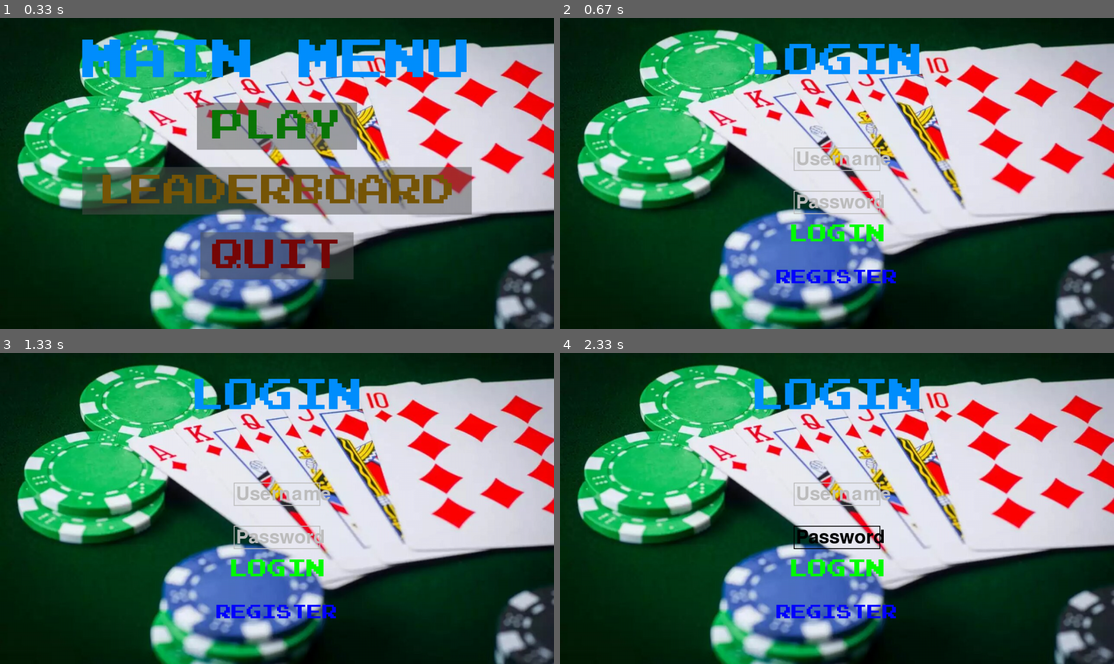
Above: before the commit, frames 1-4 (two rows, left to right).
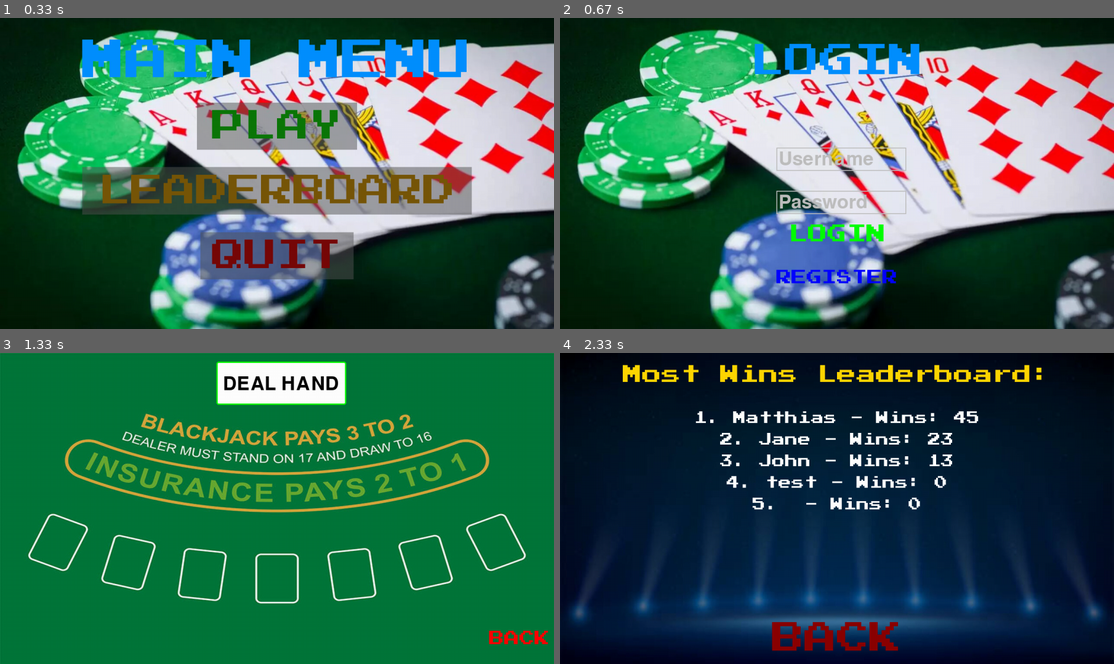
Above: after the commit, the same moments.

Repository: Matthias-254/Pygame_blackjack
Game: pygame game, started from pygame_blackjack.py
Same seed, same stepped clock (60 frames per second), same inputs: the game is played once before the commit and once after it.
Inputs (mouse positions are in pixels of both pictures, inside the frame that each line leads up to):
- Up to frame 1 (0.33 s): no input
- Up to frame 2 (0.67 s): press the mouse at (837, 126) at 0.37 s; move the mouse to (842, 195) at 0.47 s; release the mouse at (853, 263) at 0.6 s
- Up to frame 3 (1.33 s): press the mouse at (277, 567) at 0.7 s; move the mouse to (177, 583) at 0.8 s; release the mouse at (83, 598) at 0.93 s
- Up to frame 4 (2.33 s): click (1080, 639) at 1.6 s, where only the run after the commit has a clickable "BACK"; press the mouse at (837, 527) at 2.13 s; move the mouse to (753, 464) at 2.23 s

Frame 1 is identical in both runs. In frame 2, 0.9% of the frame differs, in the area x 39-63%, y 41-64%; in frame 3, 99%, in the area x 0-100%, y 0-100%; in frame 4, 93%.

Commit message:
login/register layout verbeterd + back button toegevoegd in het spel

Diff:
--- a/pygame_blackjack.py
+++ b/pygame_blackjack.py
@@ -84,168 +84,180 @@
 			self.text = self.font.render(self.text_input, True, self.base_color)
 
 class TextInput:
-    def __init__(self, pos, width, font, placeholder=""):
-        self.rect = pygame.Rect(pos[0], pos[1], width, font.get_height() + 10)
-        self.font = font
-        self.placeholder = placeholder
-        self.text = ""
-        self.active = False
-        self.color_inactive = pygame.Color('gray')
-        self.color_active = pygame.Color('black')
-        self.color = self.color_inactive
-
-    def handle_event(self, event):
-        if event.type == pygame.MOUSEBUTTONDOWN:
-            if self.rect.collidepoint(event.pos):
-                self.active = not self.active
-            else:
-                self.active = False
-            self.color = self.color_active if self.active else self.color_inactive
-
-        if event.type == pygame.KEYDOWN:
-            if self.active:
-                if event.key == pygame.K_RETURN:
-                    return self.text
-                elif event.key == pygame.K_BACKSPACE:
-                    self.text = self.text[:-1]
-                else:
-                    self.text += event.unicode
-        return None
-
-    def draw(self, screen):
-        txt_surface = self.font.render(self.text if self.text else self.placeholder, True, self.color)
-        screen.blit(txt_surface, (self.rect.x + 5, self.rect.y + 5))
-        pygame.draw.rect(screen, self.color, self.rect, 2)
+	def __init__(self, pos, width, font, placeholder=""):
+		self.rect = pygame.Rect(pos[0], pos[1], width, font.get_height() + 10)
+		self.font = font
+		self.placeholder = placeholder
+		self.text = ""
+		self.active = False
+		self.color_inactive = pygame.Color('gray')
+		self.color_active = pygame.Color('black')
+		self.color = self.color_inactive
+
+	def handle_event(self, event):
+		if event.type == pygame.MOUSEBUTTONDOWN:
+			if self.rect.collidepoint(event.pos):
+				self.active = not self.active
+			else:
+				self.active = False
+			self.color = self.color_active if self.active else self.color_inactive
+
+		if event.type == pygame.KEYDOWN:
+			if self.active:
+				if event.key == pygame.K_RETURN:
+					return self.text
+				elif event.key == pygame.K_BACKSPACE:
+					self.text = self.text[:-1]
+				else:
+					self.text += event.unicode
+		return None
+
+	def draw(self, screen):
+		txt_surface = self.font.render(self.text if self.text else self.placeholder, True, self.color)
+		screen.blit(txt_surface, (self.rect.x + 5, self.rect.y + 5))
+		pygame.draw.rect(screen, self.color, self.rect, 2)
 
 def login_menu():
-    username_input = TextInput((540, 300), 200, font, placeholder="Username")
-    password_input = TextInput((540, 400), 200, font, placeholder="Password")
-    login_button = Button(image=None, pos=(640, 500), text_input="LOGIN", font=get_font(45), base_color="Green", hovering_color="Lightgreen")
-    register_button = Button(image=None, pos=(640, 600), text_input="REGISTER", font=get_font(35), base_color="Blue", hovering_color="Lightblue")
-
-    while True:
-        screen.blit(BG, (0, 0))
-        login_mouse_pos = pygame.mouse.get_pos()
-
-        login_text = get_font(80).render("LOGIN", True, "#008fff")
-        login_rect = login_text.get_rect(center=(640, 100))
-        screen.blit(login_text, login_rect)
-
-        # Draw TextInput fields
-        username_input.draw(screen)
-        password_input.draw(screen)
-
-        login_button.change_color(login_mouse_pos)
-        login_button.update(screen)
-        register_button.change_color(login_mouse_pos)
-        register_button.update(screen)
-
-        for event in pygame.event.get():
-            if event.type == pygame.QUIT:
-                pygame.quit()
-                sys.exit()
-            if event.type == pygame.MOUSEBUTTONDOWN:
-                if login_button.check_for_input(login_mouse_pos):
-                    username = username_input.text
-                    password = password_input.text
-                    cursor.execute("SELECT * FROM players WHERE username = ? AND password = ?", (username, password))
-                    user = cursor.fetchone()
-                    if user:
-                        global logged_in
-                        logged_in = True
-                        blackjack_game()
-                    else:
-                        print("Invalid credentials!")
-                if register_button.check_for_input(login_mouse_pos):
-                    register_menu()
-
-            # Handle text input
-            username_input.handle_event(event)
-            password_input.handle_event(event)
-
-        pygame.display.update()
+	username_input = TextInput((500, 300), 300, font, placeholder="Username")
+	password_input = TextInput((500, 400), 300, font, placeholder="Password")
+	login_button = Button(image=None, pos=(640, 500), text_input="LOGIN", font=get_font(45), base_color="Green", hovering_color="Lightgreen")
+	register_button = Button(image=None, pos=(640, 600), text_input="REGISTER", font=get_font(35), base_color="Blue", hovering_color="Lightblue")
+	error_message = ""
+
+	while True:
+		screen.blit(BG, (0, 0))
+		login_mouse_pos = pygame.mouse.get_pos()
+
+		login_text = get_font(80).render("LOGIN", True, "#008fff")
+		login_rect = login_text.get_rect(center=(640, 100))
+		screen.blit(login_text, login_rect)
+
+		username_input.draw(screen)
+		password_input.draw(screen)
+
+		login_button.change_color(login_mouse_pos)
+		login_button.update(screen)
+		register_button.change_color(login_mouse_pos)
+		register_button.update(screen)
+
+		if error_message:
+			pygame.draw.rect(screen, "lightgray", (400, 200, 690, 50))  # Light gray background for error box
+			error_text = smaller_font.render(error_message, True, "red")
+			error_text_rect = error_text.get_rect(center=(740, 225))
+			screen.blit(error_text, error_text_rect)
+
+		for event in pygame.event.get():
+			if event.type == pygame.QUIT:
+				pygame.quit()
+				sys.exit()
+			if event.type == pygame.MOUSEBUTTONDOWN:
+				if login_button.check_for_input(login_mouse_pos):
+					username = username_input.text
+					password = password_input.text
+					cursor.execute("SELECT * FROM players WHERE username = ? AND password = ?", (username, password))
+					user = cursor.fetchone()
+					if user:
+						global logged_in
+						logged_in = True
+						blackjack_game()
+					else:
+						error_message = "Invalid credentials! Please try again."
+				if register_button.check_for_input(login_mouse_pos):
+					register_menu()
+
+			username_input.handle_event(event)
+			password_input.handle_event(event)
+
+		pygame.display.update()
 
 
 def register_menu():
-    username_input = TextInput((540, 300), 200, font, placeholder="New Username")
-    password_input = TextInput((540, 400), 200, font, placeholder="New Password")
-    register_button = Button(image=None, pos=(640, 500), text_input="REGISTER", font=get_font(45), base_color="Green", hovering_color="Lightgreen")
-    back_button = Button(image=None, pos=(640, 600), text_input="BACK", font=get_font(35), base_color="Red", hovering_color="Darkred")
-
-    while True:
-        screen.blit(BG, (0, 0))
-        register_mouse_pos = pygame.mouse.get_pos()
-
-        register_text = get_font(80).render("REGISTER", True, "#008fff")
-        register_rect = register_text.get_rect(center=(640, 100))
-        screen.blit(register_text, register_rect)
-
-        username_input.draw(screen)
-        password_input.draw(screen)
-
-        register_button.change_color(register_mouse_pos)
-        register_button.update(screen)
-        back_button.change_color(register_mouse_pos)
-        back_button.update(screen)
-
-        for event in pygame.event.get():
-            if event.type == pygame.QUIT:
-                pygame.quit()
-                sys.exit()
-            if event.type == pygame.MOUSEBUTTONDOWN:
-                if register_button.check_for_input(register_mouse_pos):
-                    username = username_input.text
-                    password = password_input.text
-                    try:
-                        cursor.execute("INSERT INTO players (username, password) VALUES (?, ?)", (username, password))
-                        connection.commit()
-                        print("Registration successful!")
-                        login_menu()
-                    except sqlite3.IntegrityError:
-                        print("Username already taken!")
-                if back_button.check_for_input(register_mouse_pos):
-                    login_menu()
-
-            username_input.handle_event(event)
-            password_input.handle_event(event)
-
-        pygame.display.update()
+	username_input = TextInput((470, 300), 350, font, placeholder="New Username")
+	password_input = TextInput((470, 400), 350, font, placeholder="New Password")
+	register_button = Button(image=None, pos=(640, 500), text_input="REGISTER", font=get_font(45), base_color="Green", hovering_color="Lightgreen")
+	back_button = Button(image=None, pos=(640, 600), text_input="BACK", font=get_font(35), base_color="Red", hovering_color="Darkred")
+	error_message = ""
+
+	while True:
+		screen.blit(BG, (0, 0))
+		register_mouse_pos = pygame.mouse.get_pos()
+
+		register_text = get_font(80).render("REGISTER", True, "#008fff")
+		register_rect = register_text.get_rect(center=(640, 100))
+		screen.blit(register_text, register_rect)
+
+		username_input.draw(screen)
+		password_input.draw(screen)
+
+		register_button.change_color(register_mouse_pos)
+		register_button.update(screen)
+		back_button.change_color(register_mouse_pos)
+		back_button.update(screen)
+
+		if error_message:
+			pygame.draw.rect(screen, "lightgray", (330, 200, 820, 50))
+			error_text = smaller_font.render(error_message, True, "red")
+			error_text_rect = error_text.get_rect(center=(740, 225))
+			screen.blit(error_text, error_text_rect)
+
+		for event in pygame.event.get():
+			if event.type == pygame.QUIT:
+				pygame.quit()
+				sys.exit()
+			if event.type == pygame.MOUSEBUTTONDOWN:
+				if register_button.check_for_input(register_mouse_pos):
+					username = username_input.text
+					password = password_input.text
+					try:
+						cursor.execute("INSERT INTO players (username, password) VALUES (?, ?)", (username, password))
+						connection.commit()
+						login_menu()
+					except sqlite3.IntegrityError:
+						error_message = "Username already taken! Try a different one."
+				if back_button.check_for_input(register_mouse_pos):
+					login_menu()
+
+			username_input.handle_event(event)
+			password_input.handle_event(event)
+
+		pygame.display.update()
+
 
 def main_menu():
-    while True:
-        screen.blit(BG, (0, 0))
-        menu_mouse_pos = pygame.mouse.get_pos()
-
-        menu_text = get_font(100).render("MAIN MENU", True, "#008fff")
-        menu_rect = menu_text.get_rect(center=(640, 100))
-
-        play_button = Button(image=pygame.image.load("assets/Play Rect.png"), pos=(640, 250),
-                             text_input="PLAY", font=get_font(75), base_color="#0c7708", hovering_color="Green")
-        leaderboard_button = Button(image=pygame.image.load("assets/Leaderboard Rect.png"), pos=(640, 400),
-                                    text_input="LEADERBOARD", font=get_font(75), base_color="#775608", hovering_color="Orange")
-        quit_button = Button(image=pygame.image.load("assets/Quit Rect.png"), pos=(640, 550),
-                             text_input="QUIT", font=get_font(75), base_color="#770808", hovering_color="Red")
-
-        screen.blit(menu_text, menu_rect)
-
-        for button in [play_button, leaderboard_button, quit_button]:
-            button.change_color(menu_mouse_pos)
-            button.update(screen)
-
-        for event in pygame.event.get():
-            if event.type == pygame.QUIT:
-                pygame.quit()
-                sys.exit()
-            if event.type == pygame.MOUSEBUTTONDOWN:
-                if play_button.check_for_input(menu_mouse_pos):
-                    login_menu()  # Ga naar het login_menu
-                if leaderboard_button.check_for_input(menu_mouse_pos):
-                    leaderboard()
-                if quit_button.check_for_input(menu_mouse_pos):
-                    pygame.quit()
-                    sys.exit()
-
-        pygame.display.update()
+	while True:
+		screen.blit(BG, (0, 0))
+		menu_mouse_pos = pygame.mouse.get_pos()
+
+		menu_text = get_font(100).render("MAIN MENU", True, "#008fff")
+		menu_rect = menu_text.get_rect(center=(640, 100))
+
+		play_button = Button(image=pygame.image.load("assets/Play Rect.png"), pos=(640, 250),
+							 text_input="PLAY", font=get_font(75), base_color="#0c7708", hovering_color="Green")
+		leaderboard_button = Button(image=pygame.image.load("assets/Leaderboard Rect.png"), pos=(640, 400),
+									text_input="LEADERBOARD", font=get_font(75), base_color="#775608", hovering_color="Orange")
+		quit_button = Button(image=pygame.image.load("assets/Quit Rect.png"), pos=(640, 550),
+							 text_input="QUIT", font=get_font(75), base_color="#770808", hovering_color="Red")
+
+		screen.blit(menu_text, menu_rect)
+
+		for button in [play_button, leaderboard_button, quit_button]:
+			button.change_color(menu_mouse_pos)
+			button.update(screen)
+
+		for event in pygame.event.get():
+			if event.type == pygame.QUIT:
+				pygame.quit()
+				sys.exit()
+			if event.type == pygame.MOUSEBUTTONDOWN:
+				if play_button.check_for_input(menu_mouse_pos):
+					login_menu()
+				if leaderboard_button.check_for_input(menu_mouse_pos):
+					leaderboard()
+				if quit_button.check_for_input(menu_mouse_pos):
+					pygame.quit()
+					sys.exit()
+
+		pygame.display.update()
 
 def leaderboard():
 	while True:
@@ -329,7 +341,7 @@
 	return hand_score
 
 def draw_game(act, record, result):
-	button_list = []  # Define button_list at the start
+	button_list = []
 
 	if not act:
 		deal = pygame.draw.rect(screen, 'white', [500, 20, 300, 100], 0, 5)
@@ -391,6 +403,15 @@
 
 	pygame.display.set_caption('Pygame Blackjack!')
 
+	back_button = Button(
+		image=None,
+		pos=(1200, 660),
+		text_input="BACK",
+		font=get_font(35),
+		base_color="Red",
+		hovering_color="Darkred"
+	)
+
 	run = True
 	while run:
 		timer.tick(60)
@@ -413,10 +434,17 @@
 
 		buttons = draw_game(active, records, outcome)
 
+		back_button.change_color(pygame.mouse.get_pos())
+		back_button.update(screen)
+
 		for event in pygame.event.get():
 			if event.type == pygame.QUIT:
 				run = False
 			if event.type == pygame.MOUSEBUTTONUP:
+				if back_button.check_for_input(pygame.mouse.get_pos()):
+					main_menu()
+					return
+
 				if not active:
 					if buttons[0].collidepoint(event.pos):
 						active = True
@@ -455,4 +483,5 @@
 		pygame.display.flip()
 	pygame.quit()
 
+
 main_menu()
Binary file changed: blackjack.db
